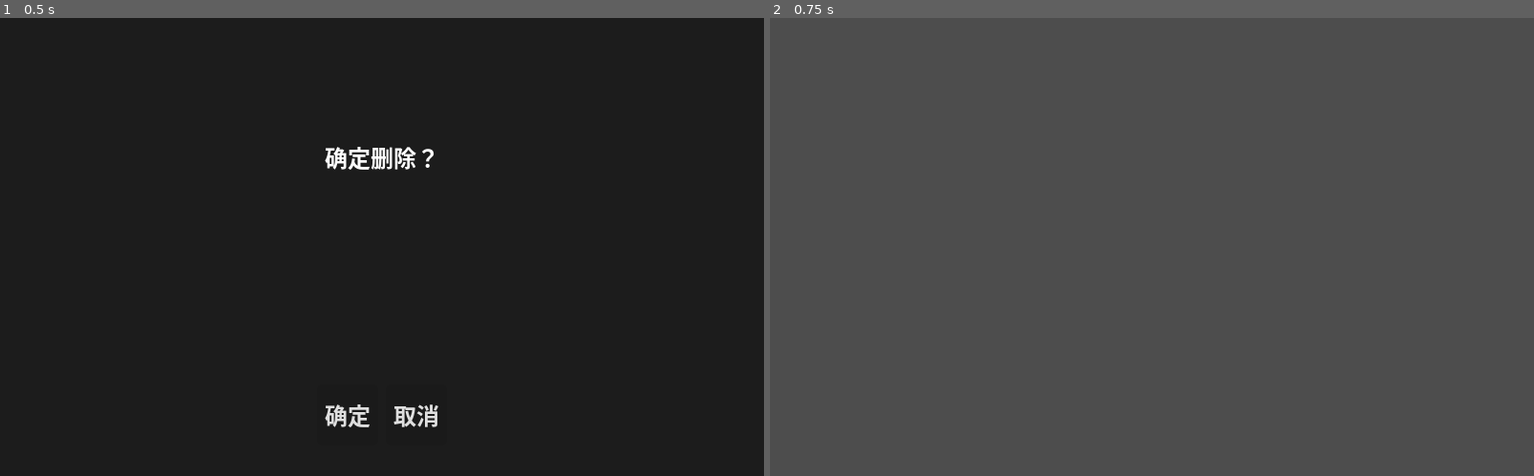
Above: before the commit, frames 1-2 (left to right).
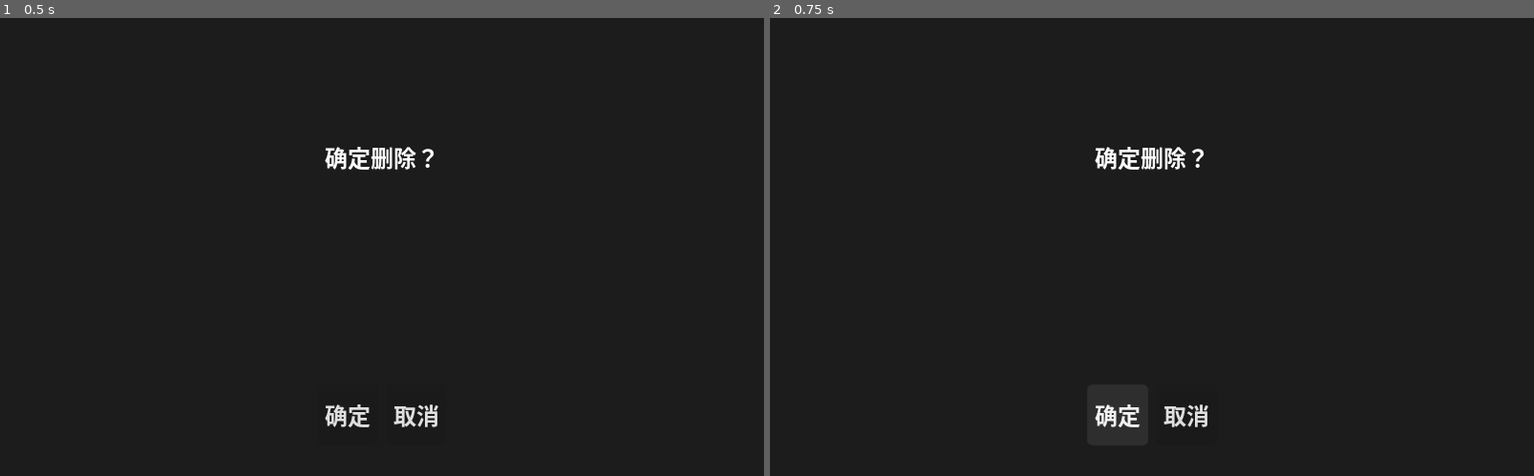
Above: after the commit, the same moments.

Repository: ZhuXilin/Dev_Project_260730
Game: Godot game, scene res://content/scenes/ui/ConfirmUI.tscn
The game is run twice, just before and just after one commit, with the same random seed, the same clock (stepped at 60 frames per second) and the same inputs. This scene is started directly instead of the project's main scene. Sound files missing from this copy of the repository are replaced by a short silence.
Inputs:
- Up to frame 1 (0.5 s): no input
- Up to frame 2 (0.75 s): click "确定" at 0.5 s

Frame 1 is identical in both runs. In frame 2, 100% of the frame differs, in the area x 0-100%, y 0-100%.

Commit message:
Sorting battlefield menu button

Diff:
--- a/content/scenes/levels/Battlefield.tscn
+++ b/content/scenes/levels/Battlefield.tscn
@@ -349,7 +349,7 @@
 [node name="BackToMenuBtn" type="Button" parent="SettingLayer/SettingMenuPanel/SettingMenuContainer" unique_id=1112390997]
 layout_mode = 2
 theme_override_font_sizes/font_size = 8
-text = "回到营地"
+text = "中断游戏"
 
 [node name="EndTurnLayer" type="CanvasLayer" parent="." unique_id=723450893]
 layer = 20
--- a/content/scenes/ui/ConfirmUI.tscn
+++ b/content/scenes/ui/ConfirmUI.tscn
@@ -53,6 +53,3 @@
 layout_mode = 2
 theme_override_font_sizes/font_size = 12
 text = "取消"
-
-[connection signal="pressed" from="Panel/HBoxContainer/ConfirmButton" to="." method="_on_confirm_button_pressed"]
-[connection signal="pressed" from="Panel/HBoxContainer/CancelButton" to="." method="_on_cancel_button_pressed"]
--- a/function/global/GameState.gd
+++ b/function/global/GameState.gd
@@ -10,6 +10,7 @@
 var current_day: int = 1                 # 当前天数（1、2、3）
 var current_map_index: int = 0
 var visited_nodes: Dictionary = {}       # 记录已访问节点，key: "x_y", value: true
+var current_node_key: String = ""   # 记录当前进入战斗的节点 key，用于中断时撤销访问
 var is_map_mode: bool = false
 var cached_map_level_data: MapLevelData = null   # 当前天的地图缓存
 var cached_day: int = -1                 # 缓存对应的天数
@@ -172,3 +173,9 @@
 		abandon_and_return_to_camp,
 		func(): pass
 	)
+
+func undo_battle_entry():
+	if current_node_key != "" and visited_nodes.has(current_node_key):
+		visited_nodes.erase(current_node_key)
+		current_node_key = ""
+	should_advance_day = false   # 防止错误推进天数
--- a/function/global/Globals.gd
+++ b/function/global/Globals.gd
@@ -204,6 +204,13 @@
 	return unlocked_units.duplicate()
 
 func show_confirm(parent: Node, message: String, confirm_text: String = "确定", cancel_text: String = "取消", confirm_cb: Callable = Callable(), cancel_cb: Callable = Callable(), show_cancel: bool = true):
-	var ui = load("res://content/scenes/ui/ConfirmUI.tscn").instantiate()
-	parent.add_child(ui)
-	ui.show_confirm(message, confirm_text, cancel_text, confirm_cb, cancel_cb, show_cancel)
+	print("show_confirm 被调用，加载 ConfirmUI")
+	var ui = load("res://content/scenes/ui/ConfirmUI.tscn")
+	if not ui:
+		print("错误：ConfirmUI.tscn 未找到")
+		return
+	var instance = ui.instantiate()
+	print("ConfirmUI 实例化成功")
+	parent.add_child(instance)
+	instance.show_confirm(message, confirm_text, cancel_text, confirm_cb, cancel_cb, show_cancel)
+	print("show_confirm 完成")
--- a/function/script/Battlefield.gd
+++ b/function/script/Battlefield.gd
@@ -262,13 +262,15 @@
 	print("=== TurnManager.start_turn(0) 调用完成 ===")
 	_update_end_turn_button_visibility()
 
-	# ---- 新增：改造 EndTurnBtn 为“回到营地” ----
+	# ---- 改造 BackCampBtn ----
+	print("back_camp_btn: ", back_camp_btn)
 	if back_camp_btn:
+		print("back_camp_btn 已获取")
+		for conn in back_camp_btn.pressed.get_connections():
+			back_camp_btn.pressed.disconnect(conn.callable)
+		back_camp_btn.pressed.connect(_on_back_camp_pressed)
 		back_camp_btn.text = "回到营地"
-		# 断开原有连接（如果存在）
-		if back_camp_btn.pressed.is_connected(_end_player_turn):
-			back_camp_btn.pressed.disconnect(_end_player_turn)
-		back_camp_btn.pressed.connect(_on_back_camp_pressed)
+		print("BackCampBtn 已连接")
 
 func _exit_tree():
 	Input.mouse_mode = Input.MOUSE_MODE_VISIBLE
@@ -888,6 +890,9 @@
 			else:
 				print("非战斗模式，不累加资源")
 
+			# ★★★ 战斗胜利后清空当前节点 key，避免中断时错误恢复 ★★★
+			GameState.current_node_key = ""
+
 		# ---- 若为 Boss 胜利，设置推进天数标记 ----
 		if is_win and is_boss:
 			GameState.should_advance_day = true
@@ -2144,6 +2149,7 @@
 	)
 
 func _on_abandon_battle_confirmed():
+	GameState.current_node_key = ""   # 清空，放弃战斗
 	GameState.finish_day()
 	Globals.is_performing_action = false
 	TurnManager.is_game_over = true
@@ -2154,4 +2160,11 @@
 	get_tree().change_scene_to_file("res://content/scenes/ui/Camp.tscn")
 
 func _on_back_camp_pressed():
-	GameState.show_abandon_confirmation(self)   # 统一确认框
+	Globals.show_confirm(
+		self,
+		"确定放弃本局游戏吗？进度将丢失，已获得的临时资源将丢弃。",
+		"放弃",
+		"取消",
+		GameState.abandon_and_return_to_camp,
+		func(): pass
+	)
--- a/function/script/ConfirmUI.gd
+++ b/function/script/ConfirmUI.gd
@@ -4,41 +4,31 @@
 @onready var confirm_button = $Panel/HBoxContainer/ConfirmButton
 @onready var cancel_button = $Panel/HBoxContainer/CancelButton
 
-var confirm_callback: Callable
-var cancel_callback: Callable
+func show_confirm(message: String, confirm_text: String = "确定", cancel_text: String = "取消", confirm_cb: Callable = Callable(), cancel_cb: Callable = Callable(), show_cancel: bool = true):
+	message_label.text = message
+	confirm_button.text = confirm_text
+	cancel_button.text = cancel_text
 
-func _ready():
-	# 断开已有信号，防止重复连接
+	# 断开所有已存在的信号连接（避免重复触发）
 	for conn in confirm_button.pressed.get_connections():
 		confirm_button.pressed.disconnect(conn.callable)
 	for conn in cancel_button.pressed.get_connections():
 		cancel_button.pressed.disconnect(conn.callable)
 
-	confirm_button.pressed.connect(_on_confirm_button_pressed)
-	cancel_button.pressed.connect(_on_cancel_button_pressed)
-
-func show_confirm(message: String, confirm_text: String = "确定", cancel_text: String = "取消", confirm_cb: Callable = Callable(), cancel_cb: Callable = Callable(), show_cancel: bool = true):
-	message_label.text = message
-	confirm_button.text = confirm_text
-	cancel_button.text = cancel_text
-	confirm_callback = confirm_cb
-	cancel_callback = cancel_cb
+	# 连接新回调（使用匿名函数防止捕获问题）
+	confirm_button.pressed.connect(func():
+		if confirm_cb.is_valid():
+			confirm_cb.call()
+		queue_free()
+	)
+	cancel_button.pressed.connect(func():
+		if cancel_cb.is_valid():
+			cancel_cb.call()
+		queue_free()
+	)
 
 	cancel_button.visible = show_cancel
-
-	# 两个按钮都居中，不扩展，保持内容宽度
-	if show_cancel:
+	if not show_cancel:
 		confirm_button.size_flags_horizontal = Control.SIZE_SHRINK_CENTER
-		cancel_button.size_flags_horizontal = Control.SIZE_SHRINK_CENTER
 	else:
-		confirm_button.size_flags_horizontal = Control.SIZE_SHRINK_CENTER
-
-func _on_confirm_button_pressed() -> void:
-	if confirm_callback.is_valid():
-		confirm_callback.call()
-	queue_free()
-
-func _on_cancel_button_pressed() -> void:
-	if cancel_callback.is_valid():
-		cancel_callback.call()
-	queue_free()
+		confirm_button.size_flags_horizontal = Control.SIZE_SHRINK_CENTER | Control.SIZE_EXPAND
--- a/function/script/MapScene.gd
+++ b/function/script/MapScene.gd
@@ -334,14 +334,13 @@
 
 func on_node_selected(node: MapNode):
 	if not node.is_available or node.is_visited:
-		print("节点不可选或已访问")
 		return
 	var key = "%d_%d" % [node.position.x, node.position.y]
 	GameState.visited_nodes[key] = true
+	GameState.current_node_key = key   # 新增：记录当前节点
 	node.is_visited = true
 	node.is_available = false
 	GameState.last_selected_node_type = node.node_type
-	print("保存节点类型: ", node.node_type, " (BOSS=", MapNode.NodeType.BOSS, ")")
 	_load_combat_for_node(node)
 
 func _load_combat_for_node(node: MapNode):
--- a/function/script/SettingMenu.gd
+++ b/function/script/SettingMenu.gd
@@ -105,6 +105,16 @@
 		DisplayServer.window_set_size(Vector2i(width, height))
 
 func _on_interrupt_pressed():
-	# 保存进度，回到主菜单（不放弃）
+	var current_scene = get_tree().current_scene
+	var scene_path = current_scene.scene_file_path if current_scene else ""
+
+	if scene_path.ends_with("Battlefield.tscn"):
+		# 撤销当前战斗的节点访问标记，避免地图进度错误推进
+		GameState.undo_battle_entry()
+		GameState.interrupt_state = 2   # 回到地图（因为还在同一地图进度）
+	elif scene_path.ends_with("MapScene.tscn"):
+		GameState.interrupt_state = 2   # 地图中断
+	# 其他场景（如营地）不修改状态
+
 	SaveManager.save_game(SaveManager.current_slot, false)
 	get_tree().change_scene_to_file("res://content/scenes/ui/MainMenu.tscn")
